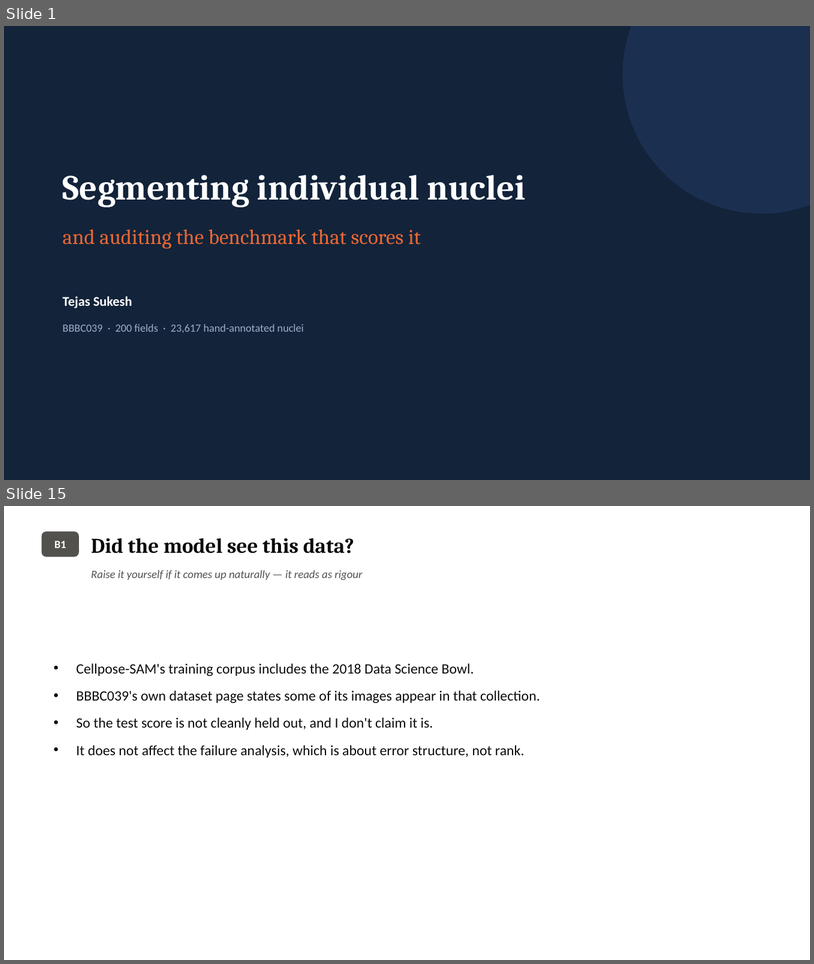
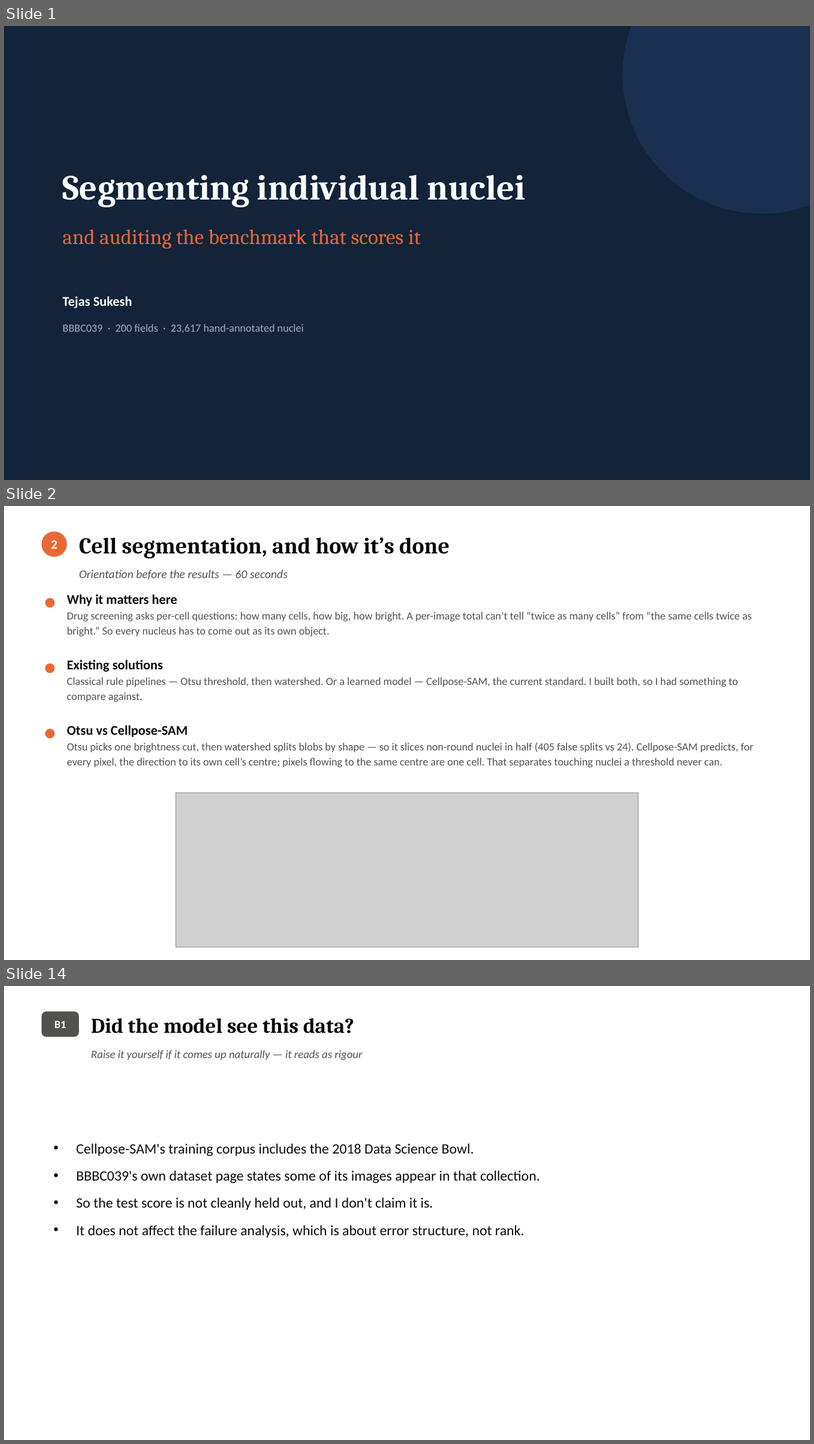
Before and after one commit to Tejas-Sukesh/bbbc039-nuclei-segmentation, a slide deck: nuclei_segmentation_talk.pptx. Shown one above the other, each under a label of ours: slides 1 and 15 before the commit, slides 1, 2 and 14 after it; the slides between them are not shown. The pictures are 814x964 and 814x1444 pixels, drawn with LibreOffice and Linux fonts; fonts in the diff are those of the drawing; grey boxes stand for pictures. Boxes give left, top, right and bottom in pixels: in the first picture for what was removed or moved away, otherwise in the second. Text is boxed around its words. In the diff, an @@ line names an element or a change of style, - is before the commit and + after.

```diff
--- a/nuclei_segmentation_talk.pptx
+++ b/nuclei_segmentation_talk.pptx
@@ slide 2 added at [4,506,810,960], background #FFFFFF @@
@@ ellipse added at [42,531,67,557], fill #EB6834 @@
@@ text added at [51,540,57,549], 15 pt, text #FFFFFF, bold @@
+2
@@ text added at [79,537,450,559], 27 pt, text #0B0B0B, bold @@
+Cell segmentation, and how it’s done
@@ text added at [79,570,288,580], 14 pt, text #52514E, italic @@
+Orientation before the results — 60 seconds
@@ text added at [67,594,752,636], 13 pt, text #52514E @@
+Why it matters here
+Drug screening asks per-cell questions: how many cells, how big, how bright. A per-image total can’t tell “twice as many cells” from “the same cells twice as bright.” So every nucleus has to come out as its own object.
@@ ellipse added at [45,598,55,607], fill #EB6834 @@
@@ ellipse added at [45,663,55,673], fill #EB6834 @@
@@ text added at [67,660,738,702], 13 pt, text #52514E @@
+Existing solutions
+Classical rule pipelines — Otsu threshold, then watershed. Or a learned model — Cellpose-SAM, the current standard. I built both, so I had something to compare against.
@@ ellipse added at [45,729,55,738], fill #EB6834 @@
@@ text added at [67,725,754,767], 13 pt, text #52514E @@
+Otsu vs Cellpose-SAM
+Otsu picks one brightness cut, then watershed splits blobs by shape — so it slices non-round nuclei in half (405 false splits vs 24). Cellpose-SAM predicts, for every pixel, the direction to its own cell’s centre; pixels flowing to the same centre are one cell. That separates touching nuclei a threshold never can.
@@ picture added at [176,793,639,947] @@
@@ what was slide 15 is now slide 14 @@
```
Also in this commit, not shown: 11 slides changed, 2 slides removed, 3 other files.
